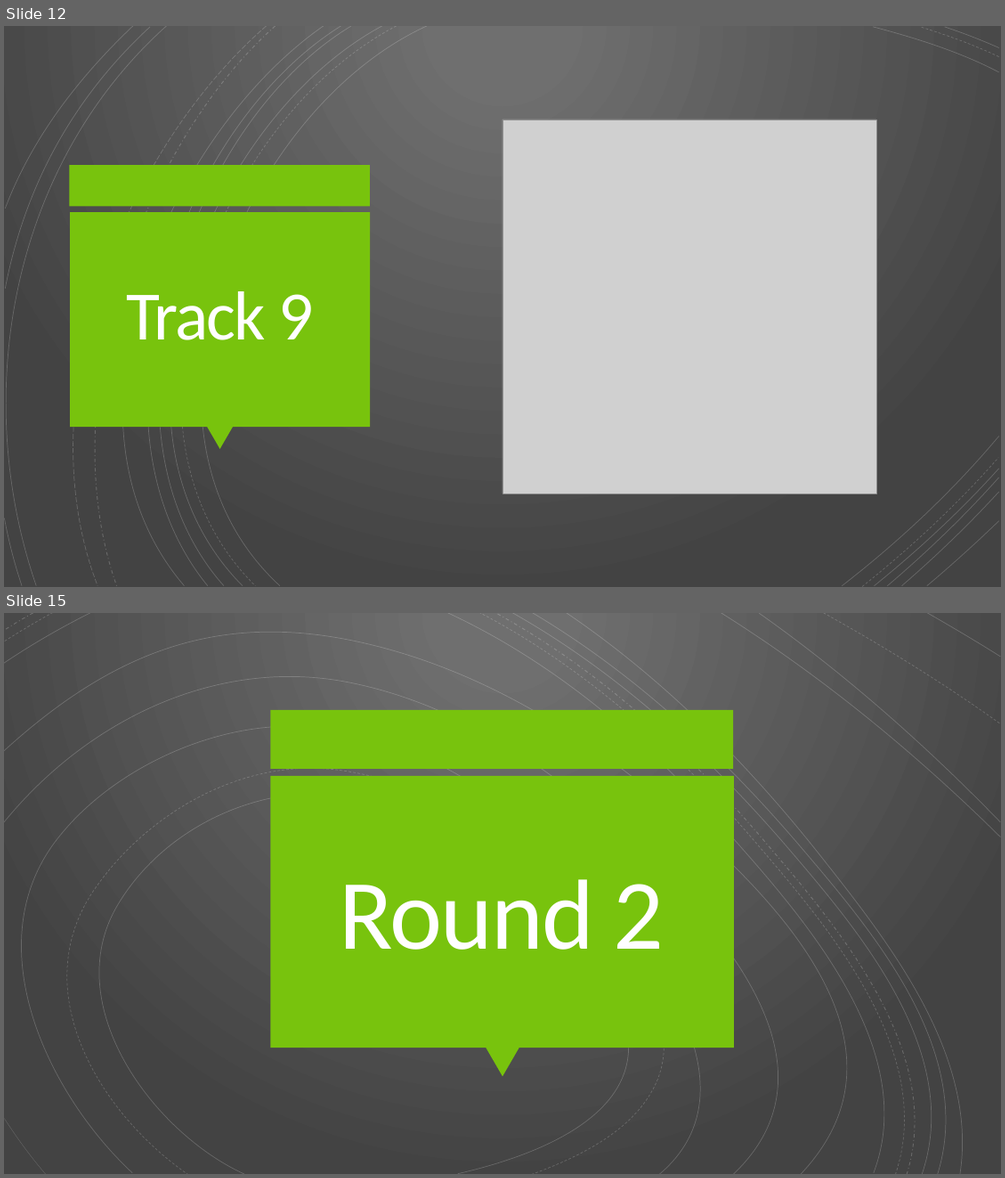
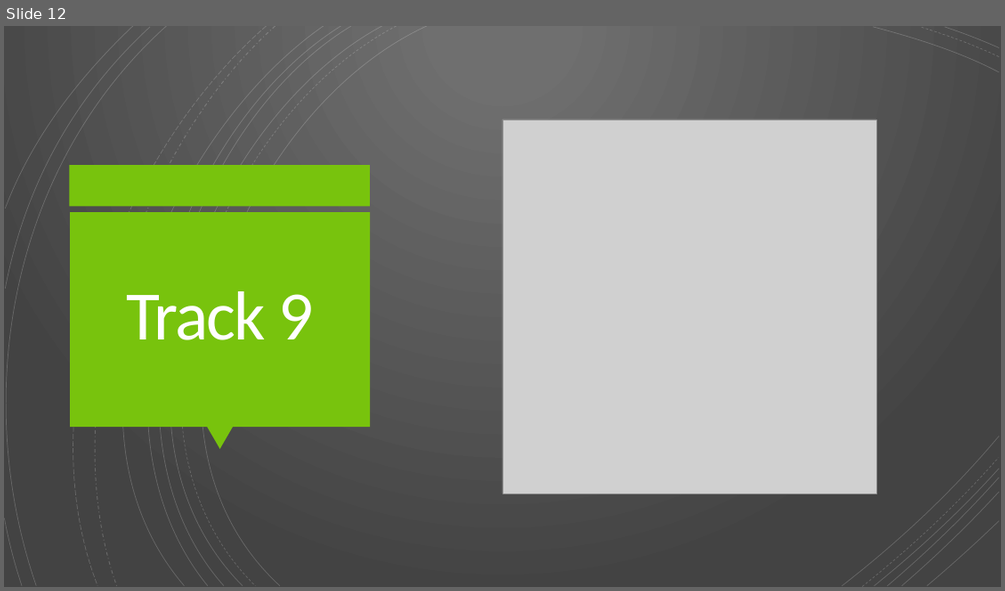
Before and after one commit to Rwelk/Video-Game-Music-Competition, a slide deck: VGMC 2022 Spring Slides.pptx. Shown one above the other, each under a label of ours: slides 12 and 15 before the commit, slide 12 after it; the slides between them are not shown. The pictures are 1005x1178 and 1005x591 pixels, drawn with LibreOffice and Linux fonts; fonts in the diff are those of the drawing; grey boxes stand for pictures. Boxes give left, top, right and bottom in pixels: in the first picture for what was removed or moved away, otherwise in the second. Text is boxed around its words. In the diff, an @@ line names an element or a change of style, - is before the commit and + after.

```diff
--- a/VGMC 2022 Spring Slides.pptx
+++ b/VGMC 2022 Spring Slides.pptx
@@ slide 15 removed at [4,613,1001,1174], background gradient #707070 to #434343 @@
@@ group removed at [4,613,1001,1174]: 19 freeform shapes @@
@@ rectangle removed at [271,710,734,769] @@
@@ rectangle removed at [271,776,734,1047] @@
@@ title removed at [340,879,664,949] @@
-Round 2
@@ triangle removed at [485,1047,518,1076] @@
```
Also in this commit, not shown: 2 slides changed, 48 other slides removed, 6 other files.
